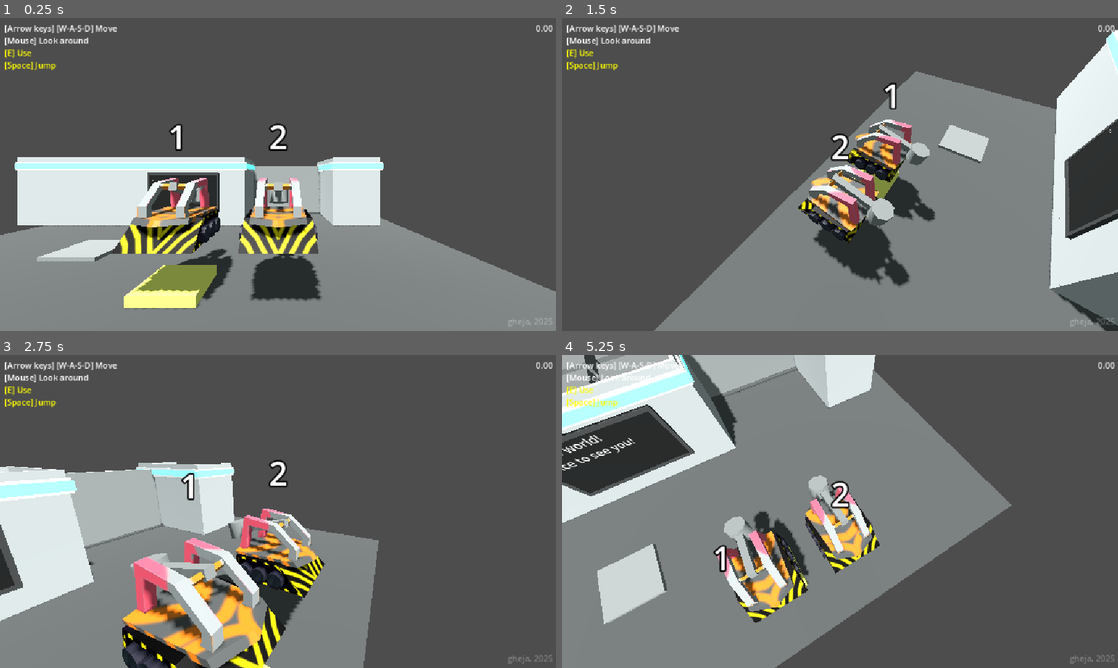
Above: before the commit, frames 1-4 (two rows, left to right).
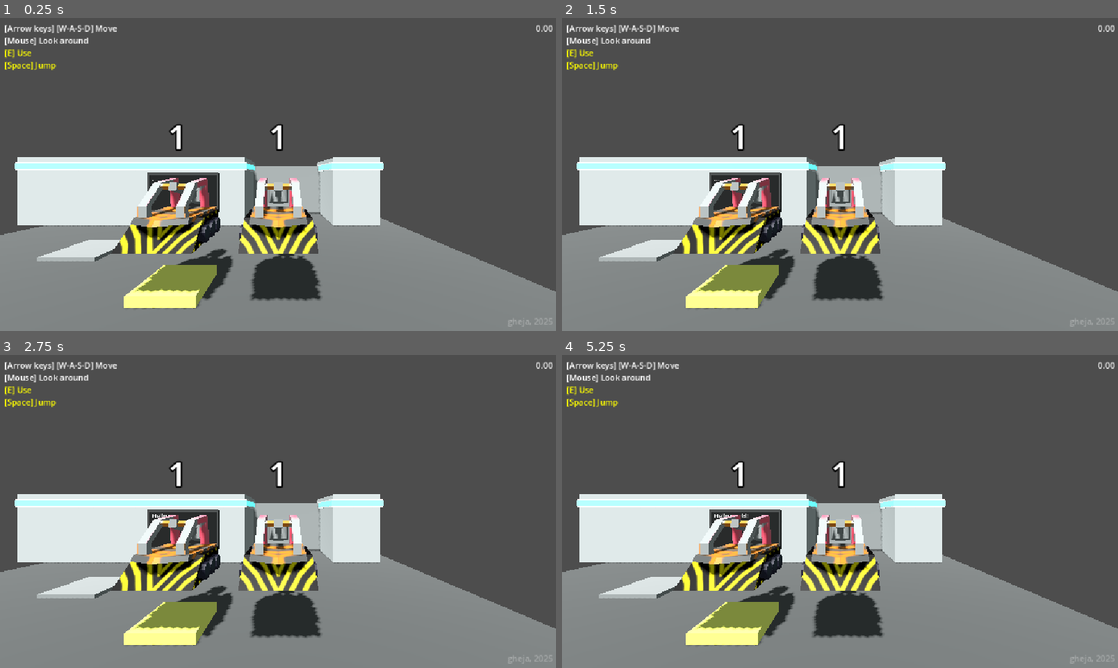
Above: after the commit, the same moments.

Repository: gheja/bot-loop
Game: Godot game, scene res://scenes/main_scene.tscn
The game is run twice, just before and just after one commit, with the same random seed, the same clock (stepped at 60 frames per second) and the same inputs.
Inputs (mouse positions are in pixels of both pictures, inside the frame that each line leads up to):
- Up to frame 1 (0.25 s): no input
- Up to frame 2 (1.5 s): tap Enter at 0.5 s; move the mouse to (962, 158) at 0.52 s; hold D (move_right) 0.53-1.28 s; tap E (action_primary) at 0.6, 1.35 s; tap Space at 1.25 s; move the mouse to (728, 190) at 1.27 s; hold S (move_down) from 1.28 s (still down)
- Up to frame 3 (2.75 s): tap Enter at 2 s; move the mouse to (333, 442) at 2.02 s; release S (move_down) at 2.03 s; hold D (move_right) from 2.03 s (still down); tap E (action_primary) at 2.1 s
- Up to frame 4 (5.25 s): tap Space at 2.75, 4.25 s; move the mouse to (812, 574) at 2.77 s; release D (move_right) at 2.78 s; hold W (move_up) 2.78-3.53 s; tap E (action_primary) every 0.75 s from 2.85 to 5.1 s; tap Enter at 3.5 s; move the mouse to (1006, 558) at 3.52 s; hold A (move_left) 3.53-5.03 s; move the mouse to (673, 464) at 4.27 s; move the mouse to (867, 511) at 5.02 s; hold S (move_down) from 5.03 s (still down)

The runs differ from the first frame. In frame 1, 0.2% of the frame differs, in the area x 48-52%, y 33-43%; in frame 2, 49%; in frame 3, 35%; in frame 4, 64%, in the area x 0-100%, y 0-100%.
Error after the commit: Parse Error: Identifier "Constants" not declared in the current scope. (res://objects/player_character.gd:102)

Commit message:
Added Constants

Diff:
--- /dev/null
+++ b/src/autoload/constants.gd
@@ -0,0 +1,3 @@
+extends Node
+
+const MOUSE_SENSITIVITY = 0.01
--- a/src/objects/player_character.gd
+++ b/src/objects/player_character.gd
@@ -5,9 +5,6 @@
 @export var is_actively_controlled = false
 @export var player_index = -1
 @export var has_primary_action = true
-
-# TODO: should be global
-@export_range(0.0, 1.0) var mouse_sensitivity = 0.01
 
 @onready var camera_pivot = $Node3D/CameraPivot
 @onready var camera = $Node3D/CameraPivot/SpringArm3D/Camera3D
@@ -102,9 +99,9 @@
 
 func _unhandled_input(event: InputEvent) -> void:
 	if event is InputEventMouseMotion:
-		camera_pivot.rotation.x -= event.relative.y * mouse_sensitivity
+		camera_pivot.rotation.x -= event.relative.y * Constants.MOUSE_SENSITIVITY
 		camera_pivot.rotation.x = clampf(camera_pivot.rotation.x, deg_to_rad(-85), deg_to_rad(-15))
-		camera_pivot.rotation.y += -event.relative.x * mouse_sensitivity
+		camera_pivot.rotation.y += -event.relative.x * Constants.MOUSE_SENSITIVITY
 
 func _on_save_player_recording():
 	if not recording:
Not shown, added: src/autoload/constants.gd.uid
